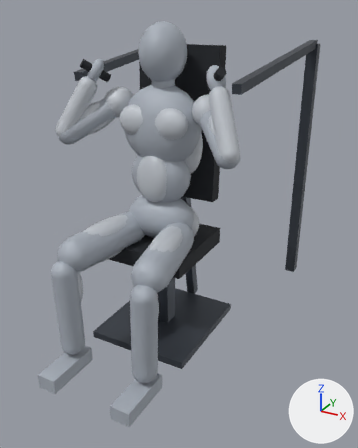
The glTF model public/models/exercises/seated-machine-overhead-press.glb as it was, and as the next commit left it.
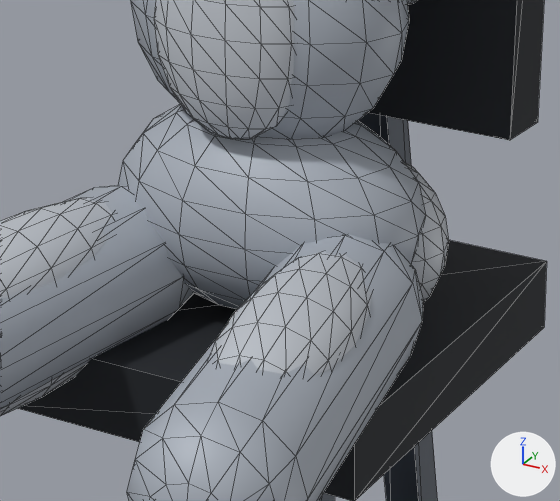
Old and new are each drawn whole from a 50 mm lens placed at (0.997, -1.658, 1.359), pointed at (0.047, 0.069, 0.496) and again close up on the part from 29% to 62% of the width and 39% to 62% of the height. The axes (+X, +Y, +Z) are drawn at lower right. The lights are the same throughout. The first two pictures are the older version. The close-ups show mesh edges as thin lines. Where no turn or scale is listed for an object, it has been applied to the vertices.

Names of what the first close-up shows: 'abdomen', 'abs', 'back_mesh', 'back_strut_mesh', 'glute_l', 'hamstrings_r', 'pelvis', 'quads_l', 'quads_r', 'seat_pad_mesh', 'thigh_l', 'thigh_r' and 1 more.
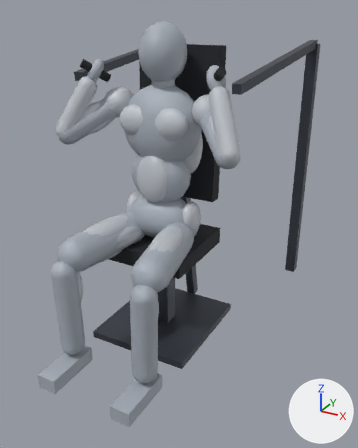
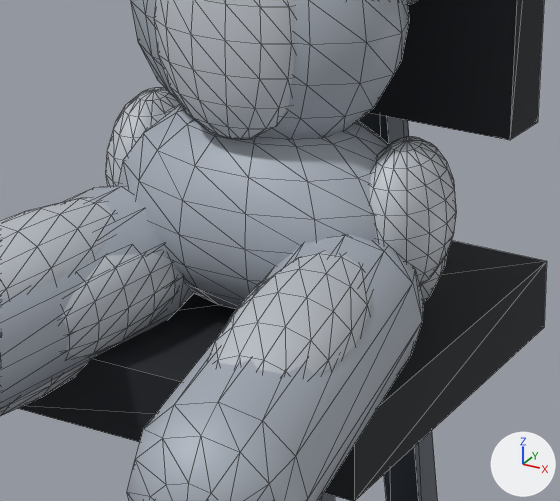
Location of each change, [x1, y1, x2, y2] in pixels of the close-ups (560 x 501 px):
'abductor_l', added: after [370, 137, 456, 286]
'adductor_r', added: after [62, 253, 176, 357]
'abductor_r', added: after [105, 88, 180, 186]
'adductor_l', added (mostly hidden): after [238, 282, 262, 308]
'glute_l', unchanged, covered by the edit: before [404, 162, 449, 302]; after [420, 254, 447, 302]

What the commit changed:
Object 'abductor_r' (ob_abductor_r) is new; it shows me_mesh_1.
Its parent is ob_hips.
Its location is (-0.13, 0.015, 0.0).
Its scale is (0.04, 0.06, 0.07).
Object 'adductor_r' (ob_adductor_r) is new; it shows me_mesh_1.
Its parent is ob_hip_r.
Its location is (0.045, 0.0, -0.14).
Its scale is (0.03, 0.045, 0.11).
Object 'abductor_l' (ob_abductor_l) is new; it shows me_mesh_1.
Its parent is ob_hips.
Its location is (0.13, 0.015, 0.0).
Its scale is (0.04, 0.06, 0.07).
Object 'adductor_l' (ob_adductor_l) is new; it shows me_mesh_1.
Its parent is ob_hip_l.
Its location is (-0.045, 0.0, -0.14).
Its scale is (0.03, 0.045, 0.11).
